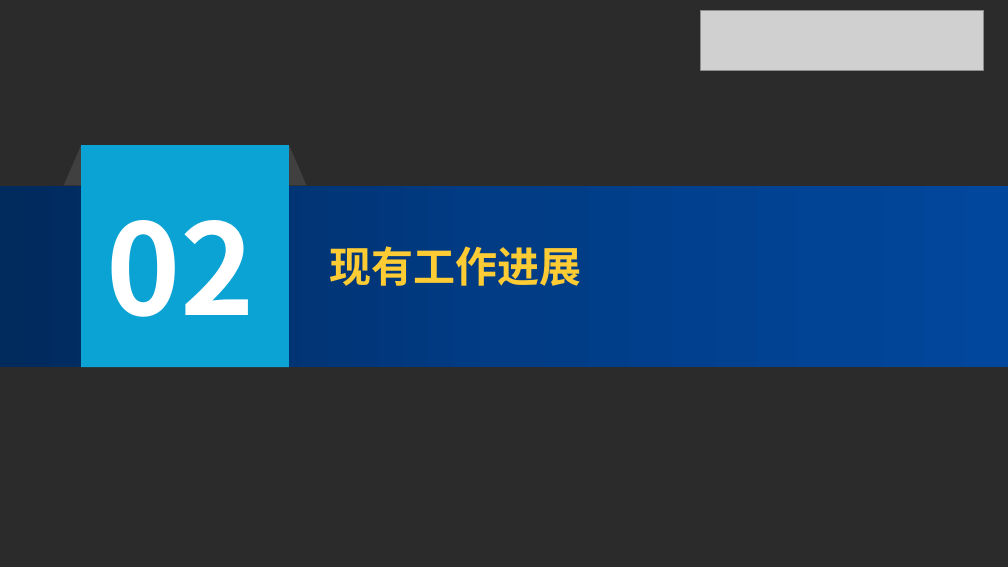
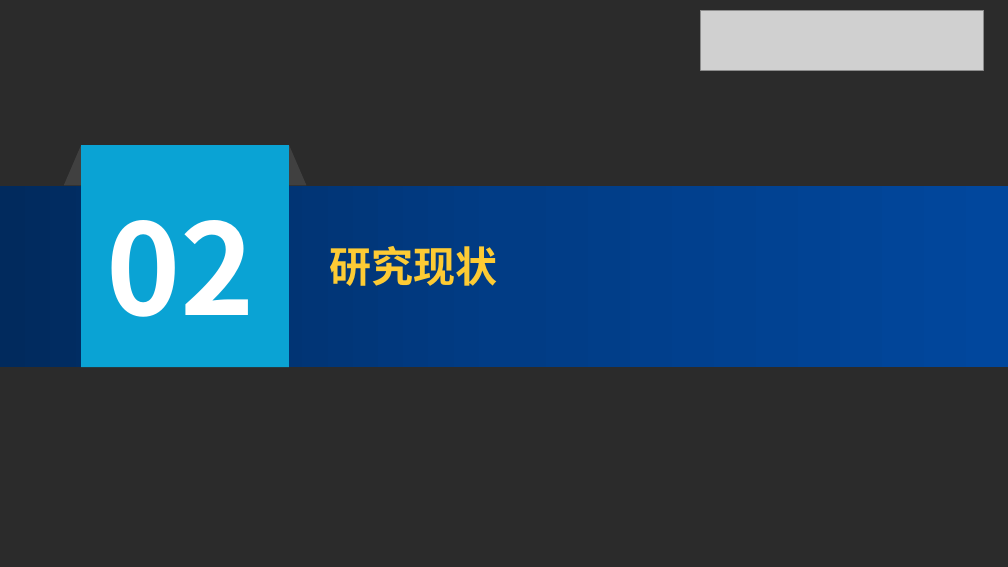
Before and after one commit to CRhapsody/Presentation_Slides, a slide deck: slide 6 of certified defense.pptx. Drawn at 1008x567 pixels with LibreOffice and Linux fonts; fonts in the diff are those of the drawing; grey boxes stand for pictures; background and template pictures are left out; a plain dark background stands for a picture behind light text. Boxes give left, top, right and bottom in pixels: in the first picture for what was removed or moved away, otherwise in the second. Text is boxed around its words. In the diff, an @@ line names an element or a change of style, - is before the commit and + after.

```diff
--- a/certified defense.pptx
+++ b/certified defense.pptx
@@ text at [329, 246, 497, 286]: text changed @@
-现有工作进展
+研究现状
```
Also in this commit, not shown: 3 other slides changed, 8 slides added, 3 slides removed.
